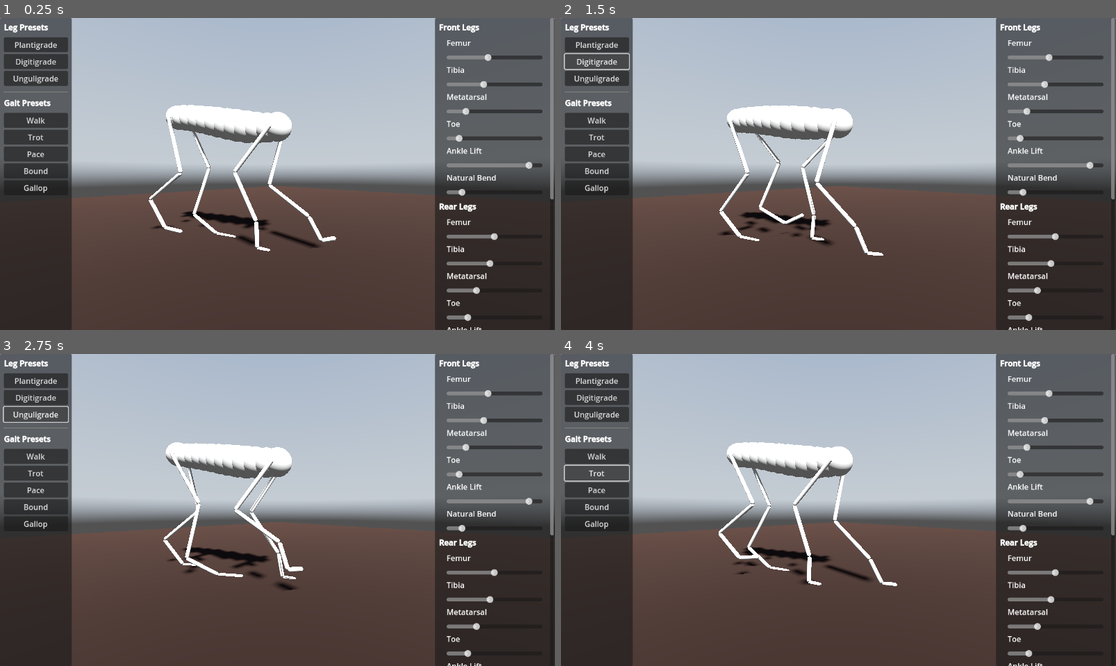
Above: before the commit, frames 1-4 (two rows, left to right).
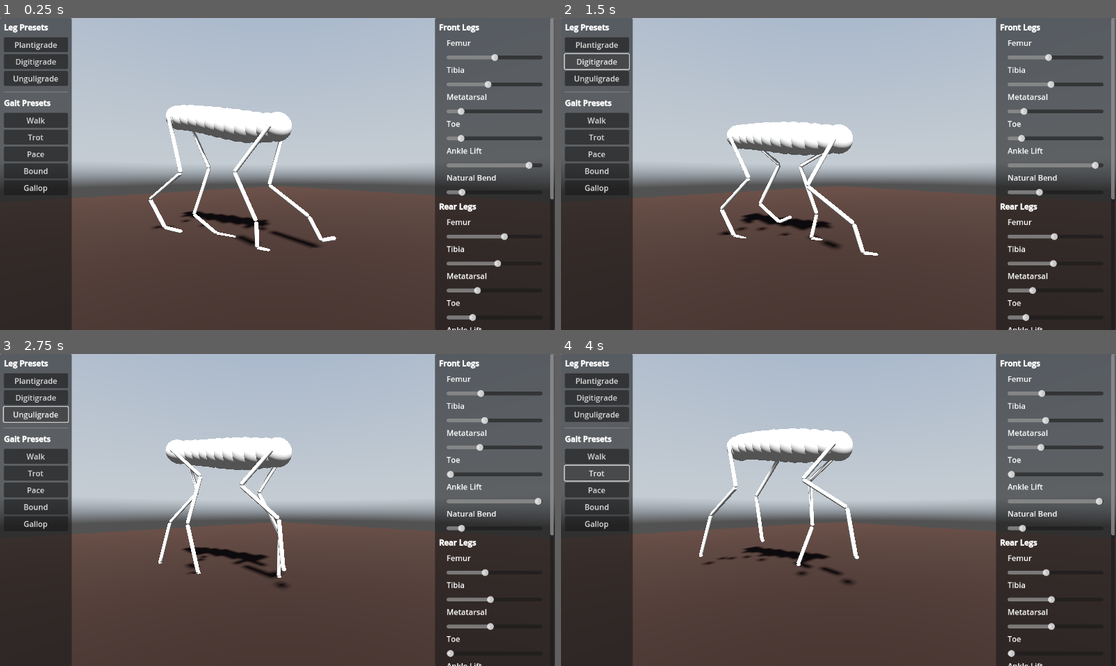
Above: after the commit, the same moments.

Repository: jehoz/legs-and-gaits
Game: Godot game, scene res://scenes/default.tscn
The game is run twice, just before and just after one commit, with the same random seed, the same clock (stepped at 60 frames per second) and the same inputs. A sky picture missing from this copy of the repository is replaced by a grey-blue gradient.
Inputs:
- Up to frame 1 (0.25 s): no input
- Up to frame 2 (1.5 s): click "Plantigrade" at 0.5 s; click "Digitigrade" at 1.25 s
- Up to frame 3 (2.75 s): click "Unguligrade" at 2 s
- Up to frame 4 (4 s): click "Walk" at 2.75 s; click "Trot" at 3.5 s

The runs differ from the first frame. In frame 1, 0.3% of the frame differs, in the area x 82-92%, y 11-98%; in frame 2, 4.6%; in frame 3, 4.0%; in frame 4, 5.3%, in the area x 24-98%, y 11-98%.
Error before the commit: Parse Error: Could not find type "ControlPanel" in the current scope. (res://scripts/ui/leg_preset_button.gd:17)

Commit message:
Some control panel tweaks

Diff:
--- a/scripts/ui/control_panel.gd
+++ b/scripts/ui/control_panel.gd
@@ -1,4 +1,4 @@
-extends Control
+class_name ControlPanel extends Control
 
 @export_group("Internal")
 @export var creature: Creature
@@ -17,8 +17,11 @@
 @export var rear_ankle_lift_slider: Slider
 @export var rear_natural_bend_slider: Slider
 
-const MIN_SEGMENT_LENGTH: float = 0.001
-const MAX_SEGMENT_LENGTH: float = 1.0
+const MIN_SEGMENT_LENGTH: float = 0.1
+const MAX_SEGMENT_LENGTH: float = 0.75
+
+# toe can be much smaller than other leg segments
+const MIN_TOE_LENGTH: float = 0.01
 
 const MIN_NATURAL_BEND: float = 0.0
 const MAX_NATURAL_BEND: float = 0.75
@@ -63,11 +66,13 @@
 	front_femur_slider.value = front_leg.femur_length
 	front_tibia_slider.value = front_leg.tibia_length
 	front_metatarsal_slider.value = front_leg.metatarsal_length
+	front_toe_slider.min_value = MIN_TOE_LENGTH
 	front_toe_slider.value = front_leg.toe_length
 
 	rear_femur_slider.value = rear_leg.femur_length
 	rear_tibia_slider.value = rear_leg.tibia_length
 	rear_metatarsal_slider.value = rear_leg.metatarsal_length
+	rear_toe_slider.min_value = MIN_TOE_LENGTH
 	rear_toe_slider.value = rear_leg.toe_length
 
 	front_ankle_lift_slider.step = 0.001
